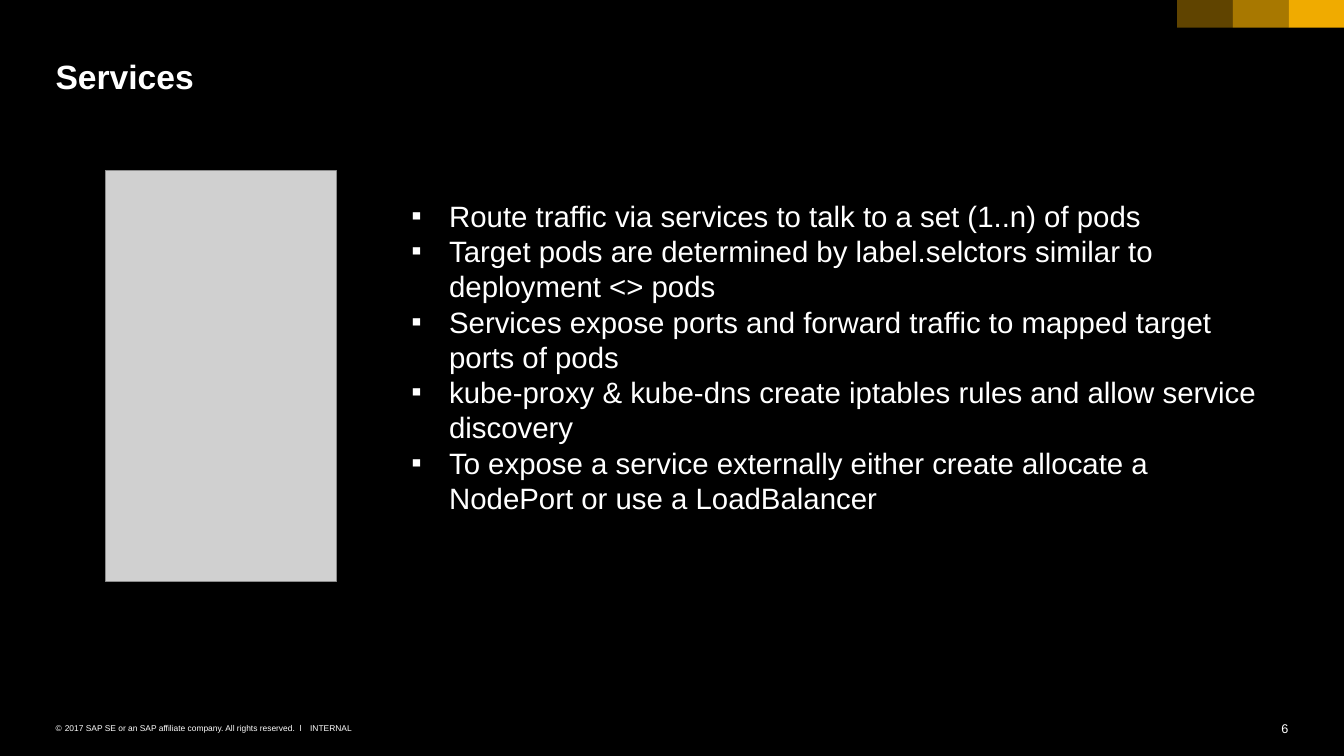
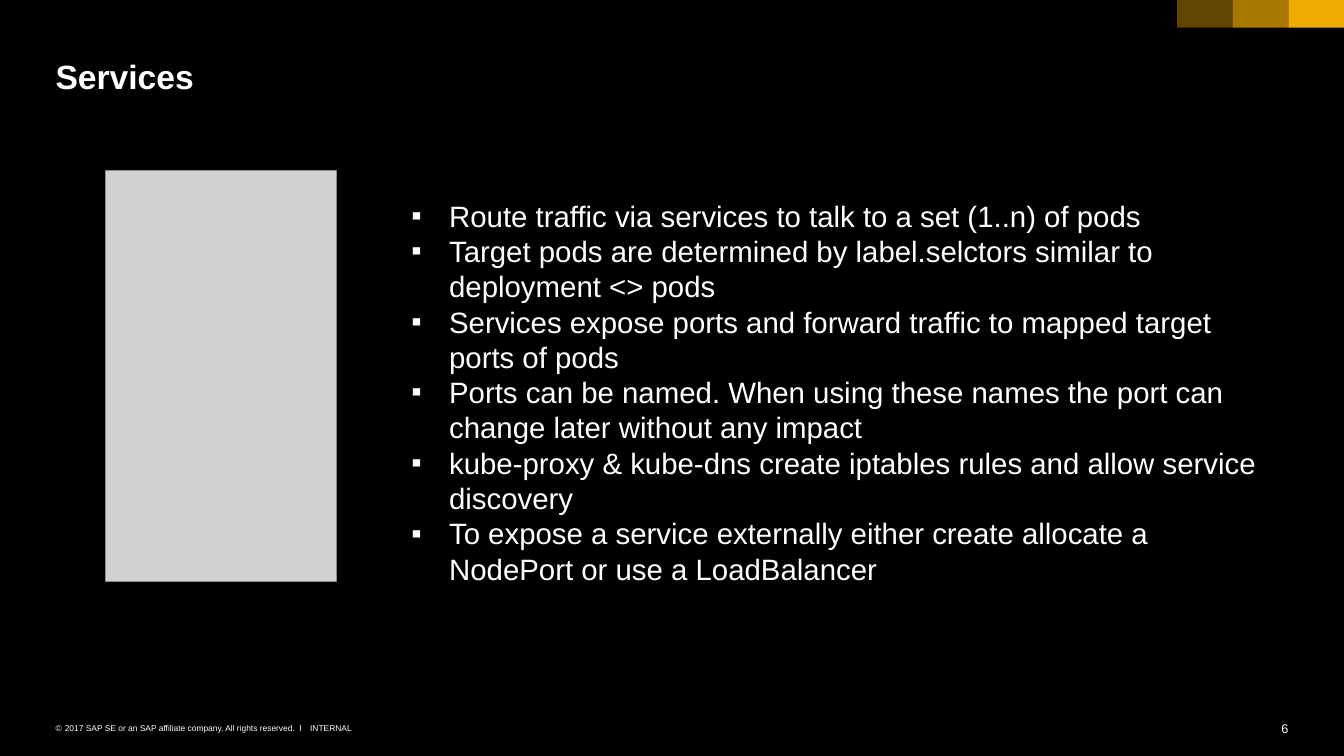
Before and after one commit to cuijiyao01/docker-k8s-training, a slide deck: slide 6 of kubernetes/04_networking_services.pptx. Drawn at 1344x756 pixels with LibreOffice and Linux fonts; fonts in the diff are those of the drawing; grey boxes stand for pictures. Boxes give left, top, right and bottom in pixels: in the first picture for what was removed or moved away, otherwise in the second. Text is boxed around its words. In the diff, an @@ line names an element or a change of style, - is before the commit and + after.

```diff
--- a/kubernetes/04_networking_services.pptx
+++ b/kubernetes/04_networking_services.pptx
@@ text at bbox=[449, 381, 1223, 444]: paragraph added @@
+▪ Ports can be named. When using these names the port can change later without any impact
```
Also in this commit, not shown: 1 other slide changed, 4 other files.
